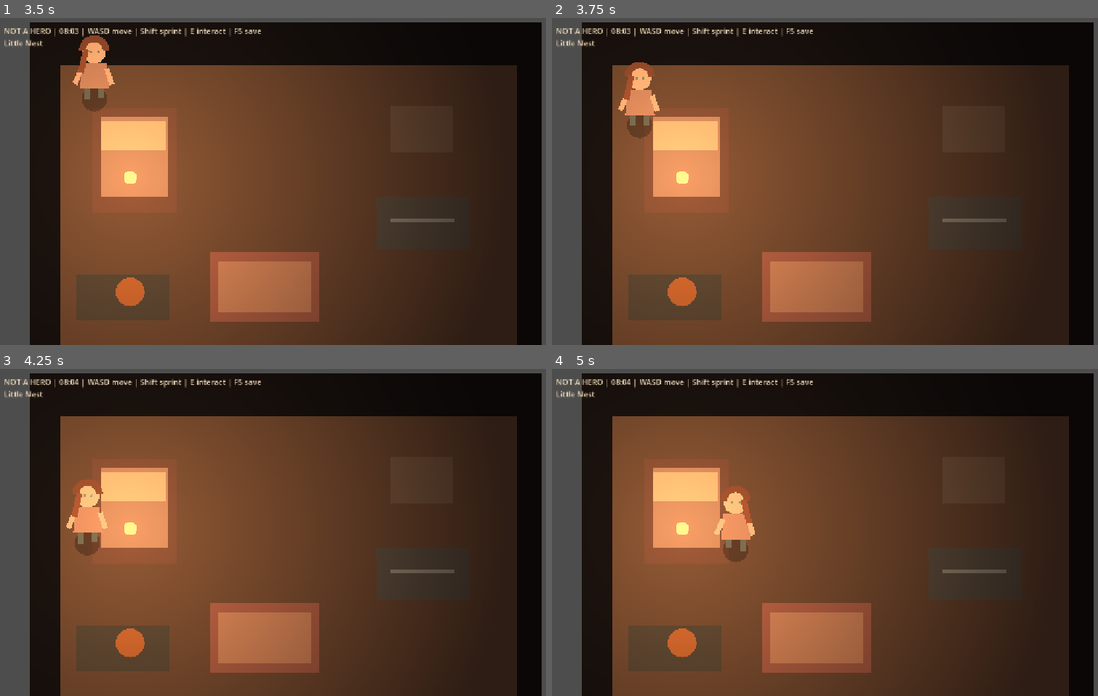
Above: before the commit, frames 1-4 (two rows, left to right).
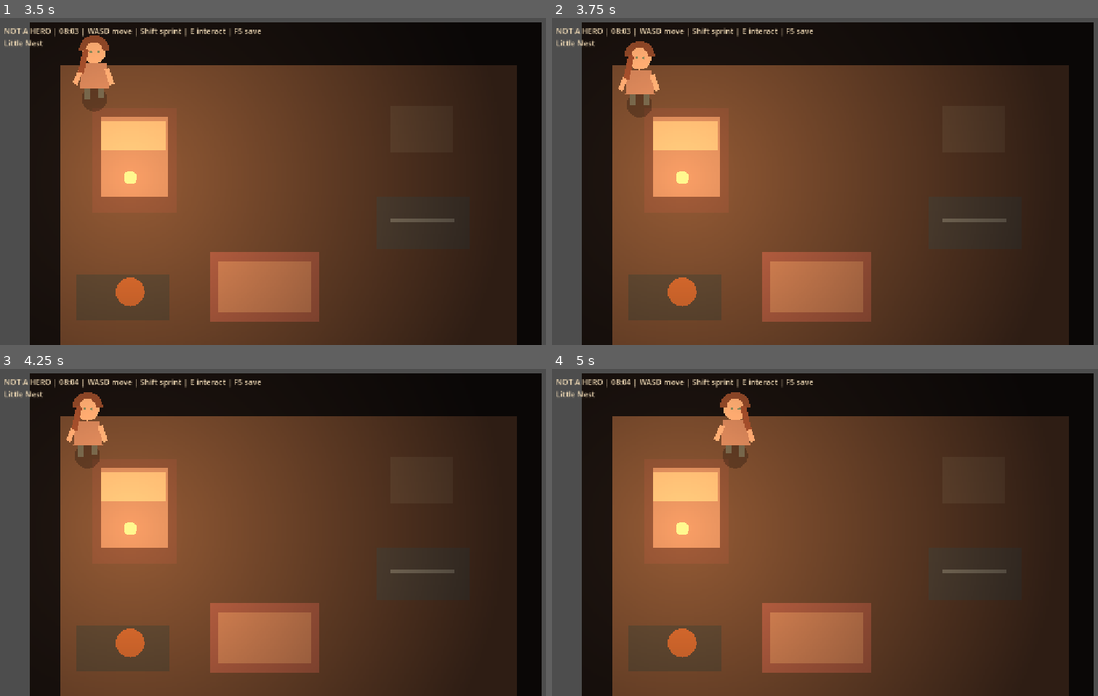
Above: after the commit, the same moments.

Repository: MohamedXIV/not-a-hero
Game: Godot game, scene res://scenes/main.tscn
Two runs of this game, one before a commit and one after it. Both use one fixed random seed, a clock stepped at 60 frames per second and the inputs below.
Inputs:
- Up to frame 1 (3.5 s): tap Enter at 0.5 s; hold W (move_up) 0.53-2.03 s; tap E (interact) at 0.6, 2.1 s; tap Shift (sprint) at 1.35, 2.85 s; hold A (move_left) from 2.03 s (still down)
- Up to frame 2 (3.75 s): release A (move_left) at 3.53 s; hold S (move_down) from 3.53 s (still down); tap E (interact) at 3.6 s
- Up to frame 3 (4.25 s): keep holding S (move_down)
- Up to frame 4 (5 s): release S (move_down) at 4.28 s; hold D (move_right) from 4.28 s (still down); tap Shift (sprint) at 4.35 s

Frame 1 is identical in both runs. In frame 2, 1.4% of the frame differs, in the area x 12-20%, y 7-37%; in frame 3, 2.1%; in frame 4, 2.2%, in the area x 29-38%, y 7-60%.

Commit message:
feat(godot): block starter shelter furniture with simple static collisions

Diff:
--- a/godot/scripts/interiors/starter_shelter.gd
+++ b/godot/scripts/interiors/starter_shelter.gd
@@ -34,7 +34,26 @@
     ])
     shadow.occluder = shape
     add_child(shadow)
+    # Provisional furniture should physically obstruct the player's feet.
+    for footprint: Rect2 in [
+        Rect2(105, 142, 100, 125), # bed
+        Rect2(86, 340, 110, 55),  # cooker
+        Rect2(443, 248, 110, 62), # workbench
+        Rect2(460, 140, 74, 55),  # shelf
+    ]:
+        _add_furniture_collision(footprint)
     queue_redraw()
+
+
+func _add_furniture_collision(footprint: Rect2) -> void:
+    var body := StaticBody2D.new()
+    body.position = footprint.get_center()
+    var collider := CollisionShape2D.new()
+    var shape := RectangleShape2D.new()
+    shape.size = footprint.size
+    collider.shape = shape
+    body.add_child(collider)
+    add_child(body)
 
 
 func _physics_process(_delta: float) -> void:
